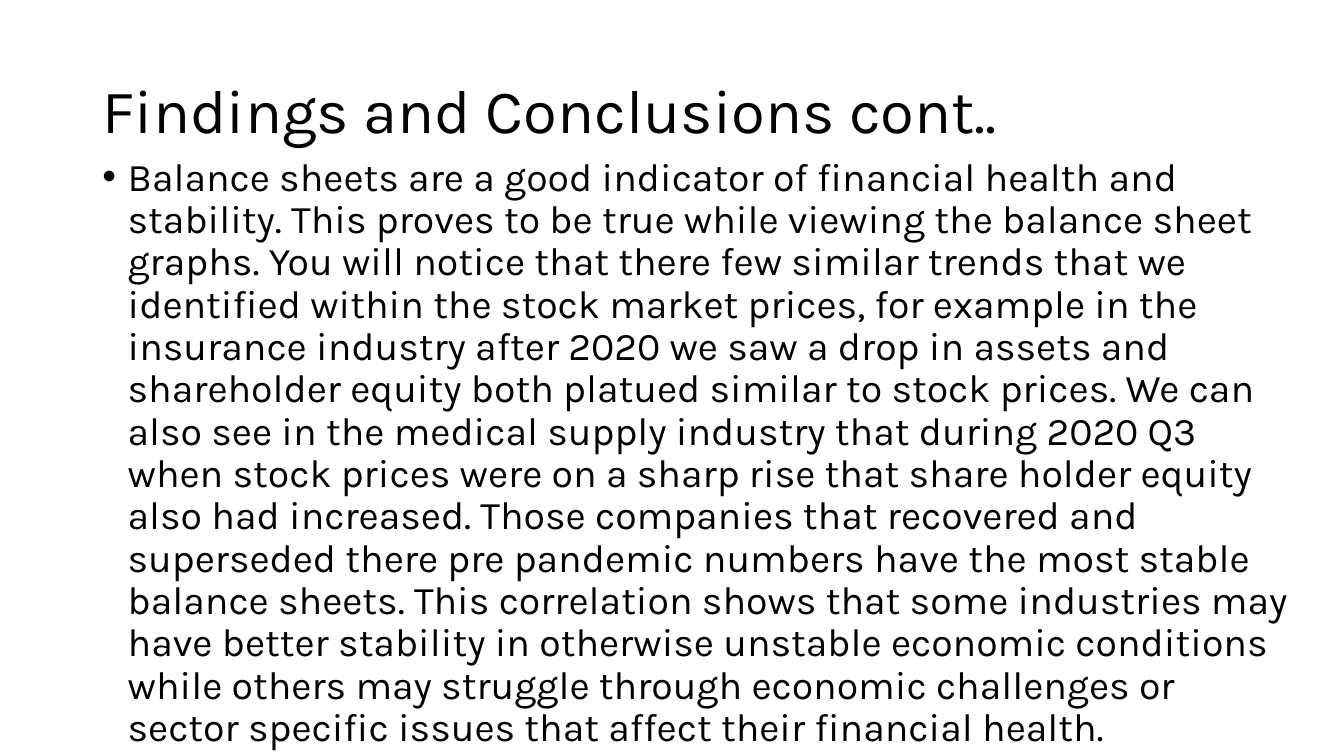
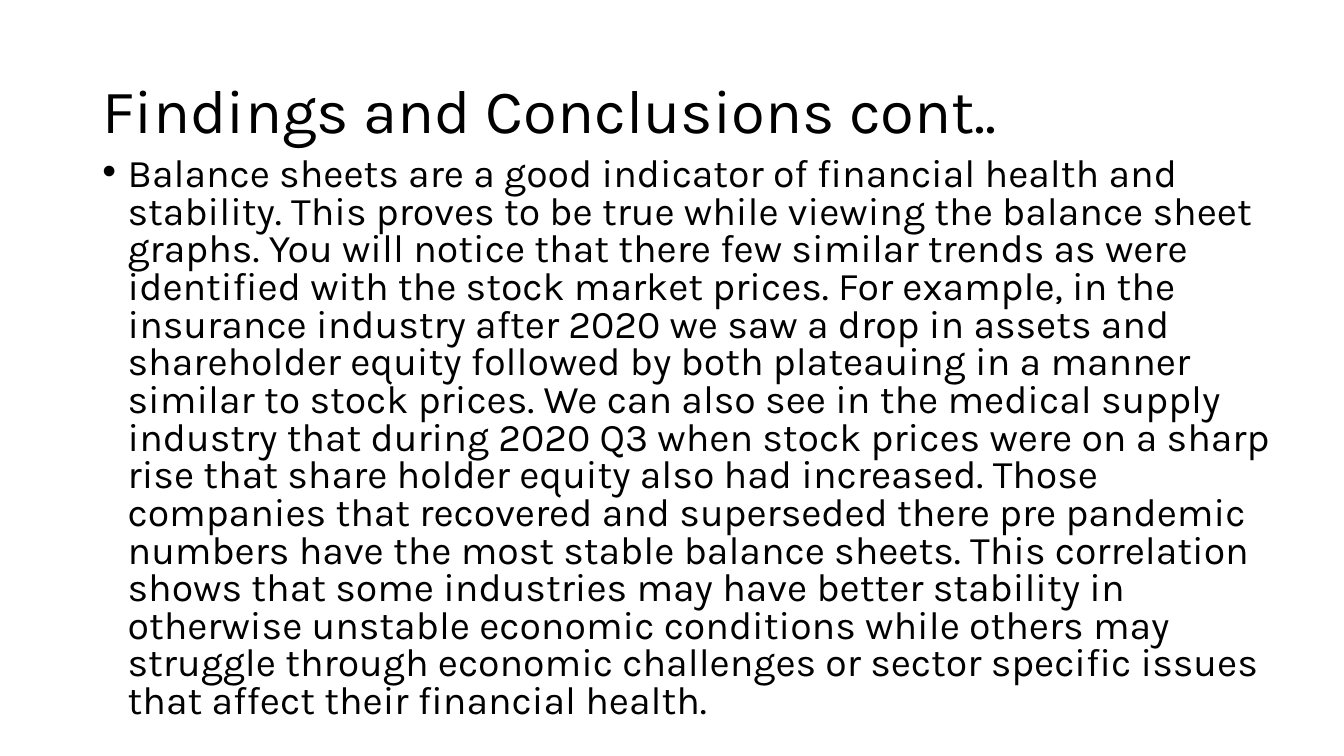
Before and after one commit to BrennanB572/Project-3, a slide deck: slide 26 of Company Stock vs Asset presentation.pptm. Drawn at 1344x756 pixels with LibreOffice and Linux fonts; fonts in the diff are those of the drawing. Boxes give left, top, right and bottom in pixels: in the first picture for what was removed or moved away, otherwise in the second. Text is boxed around its words. In the diff, an @@ line names an element or a change of style, - is before the commit and + after.

Commit message:
Presentation updates

```diff
--- a/Company Stock vs Asset presentation.pptm
+++ b/Company Stock vs Asset presentation.pptm
@@ text at bbox=[128, 160, 1270, 715]: text changed @@
-• Balance sheets are a good indicator of financial health and stability. This proves to be true while viewing the balance sheet graphs. You will notice that there few similar trends that we identified within the stock market prices, for example in the insurance industry after 2020 we saw a drop in assets and shareholder equity both platued similar to stock prices. We can also see in the medical supply industry that during 2020 Q3 when stock prices were on a sharp rise that share holder equity also had increased. Those companies that recovered and superseded there pre pandemic numbers have the most stable balance sheets. This correlation shows that some industries may have better stability in otherwise unstable economic conditions while others may struggle through economic challenges or sector specific issues that affect their financial health.
+• Balance sheets are a good indicator of financial health and stability. This proves to be true while viewing the balance sheet graphs. You will notice that there few similar trends as were identified with the stock market prices. For example, in the insurance industry after 2020 we saw a drop in assets and shareholder equity followed by both plateauing in a manner similar to stock prices. We can also see in the medical supply industry that during 2020 Q3 when stock prices were on a sharp rise that share holder equity also had increased. Those companies that recovered and superseded there pre pandemic numbers have the most stable balance sheets. This correlation shows that some industries may have better stability in otherwise unstable economic conditions while others may struggle through economic challenges or sector specific issues that affect their financial health.
```
Also in this commit, not shown: 3 other slides changed, 10 slides added, 10 slides removed.
